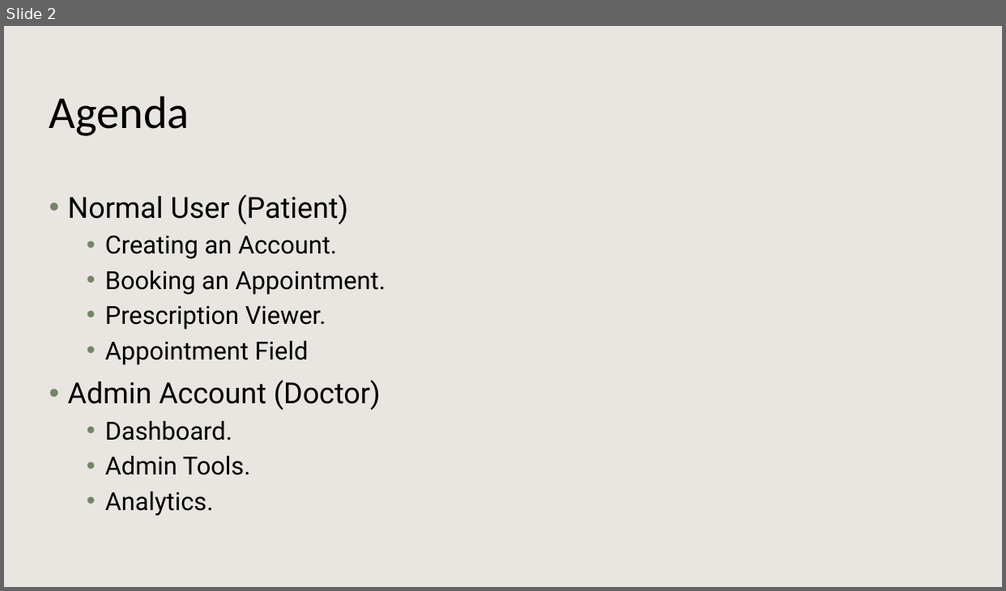
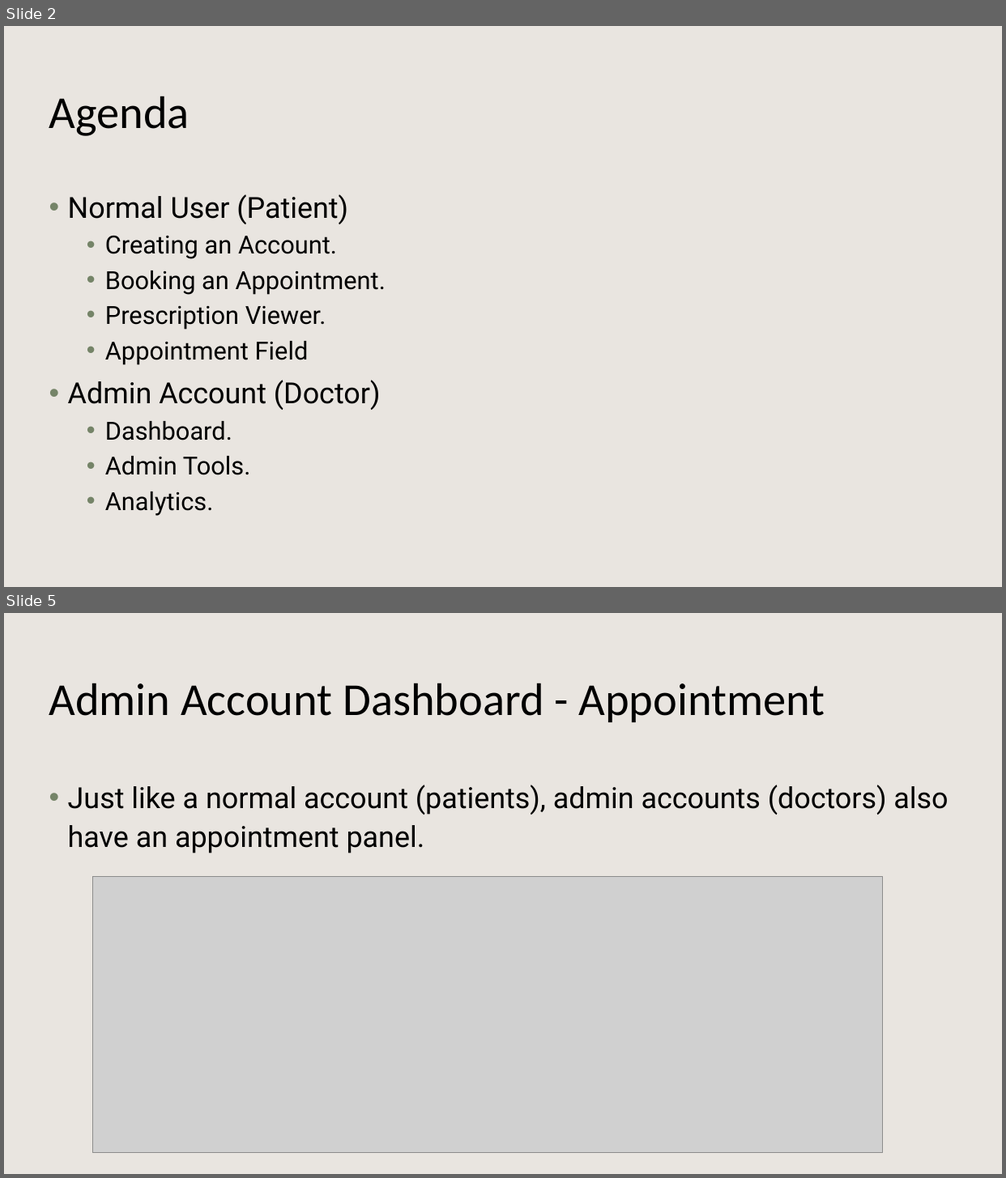
Before and after one commit to Kaylaheady/webDevPortalAndScheduling, a slide deck: docs/Online Appointment and Record System Demo.pptx. Shown one above the other, each under a label of ours: slide 2 before the commit, slides 2 and 5 after it; the slides between them are not shown. The pictures are 1006x591 and 1006x1178 pixels, drawn with LibreOffice and Linux fonts; fonts in the diff are those of the drawing; grey boxes stand for pictures; background and template pictures are left out. Boxes give left, top, right and bottom in pixels: in the first picture for what was removed or moved away, otherwise in the second. Text is boxed around its words. In the diff, an @@ line names an element or a change of style, - is before the commit and + after.

```diff
--- a/docs/Online Appointment and Record System Demo.pptx
+++ b/docs/Online Appointment and Record System Demo.pptx
@@ slide 5 added at [4, 613, 1002, 1174], background #FFFFFF; not listed: 1 template element that a slide beside it also shows @@
@@ title added at [49, 683, 825, 722], 44 pt, text #000000 @@
+Admin Account Dashboard - Appointment
@@ text added at [68, 785, 948, 854], 28 pt, text #000000 @@
+• Just like a normal account (patients), admin accounts (doctors) also have an appointment panel.
@@ picture added at [92, 876, 883, 1152] @@
```
Also in this commit, not shown: 9 other slides added.
